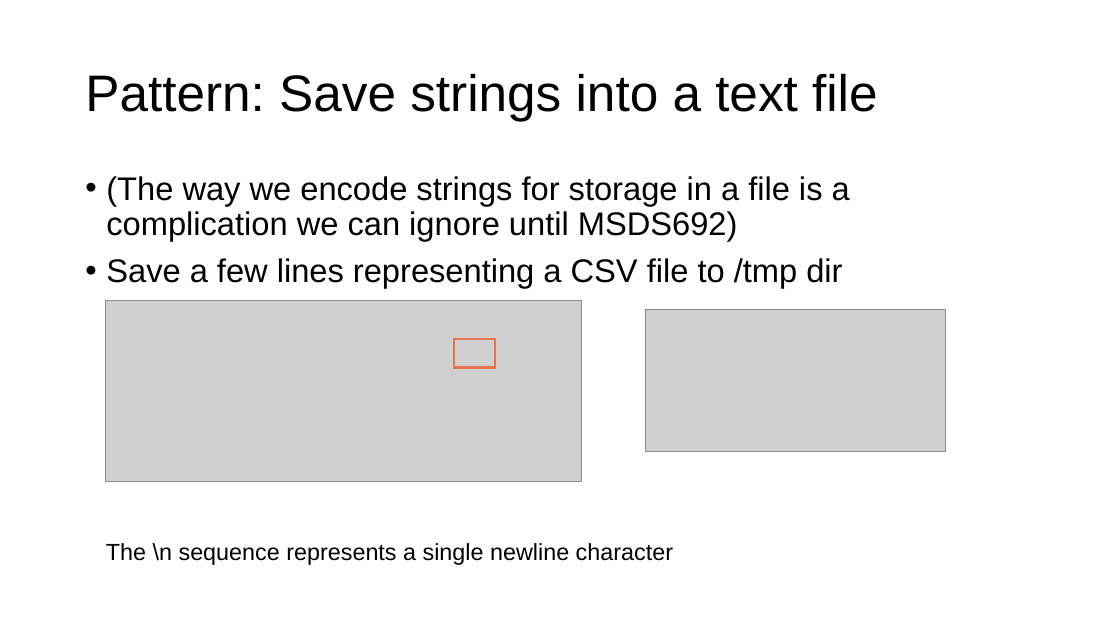
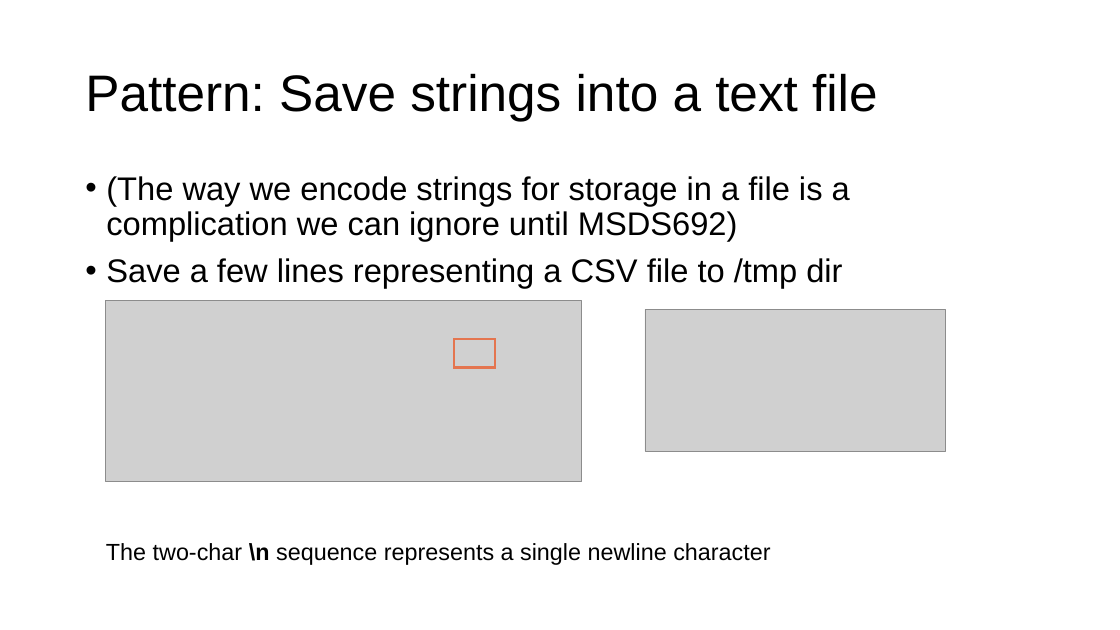
Before and after one commit to parrt/msds501, a slide deck: slide 11 of slides/files.pptx (slide 10 before the commit). Drawn at 1120x630 pixels with LibreOffice and Linux fonts; fonts in the diff are those of the drawing; grey boxes stand for pictures; background and template pictures are left out. Boxes give left, top, right and bottom in pixels: in the first picture for what was removed or moved away, otherwise in the second. Text is boxed around its words. In the diff, an @@ line names an element or a change of style, - is before the commit and + after.

```diff
--- a/slides/files.pptx
+++ b/slides/files.pptx
@@ text at (x1=106, y1=543, x2=770, y2=565): text changed @@
-The \n sequence represents a single newline character
+The two-char \n sequence represents a single newline character
```
Also in this commit, not shown: 3 other slides changed, 1 slide added, 4 other files.
